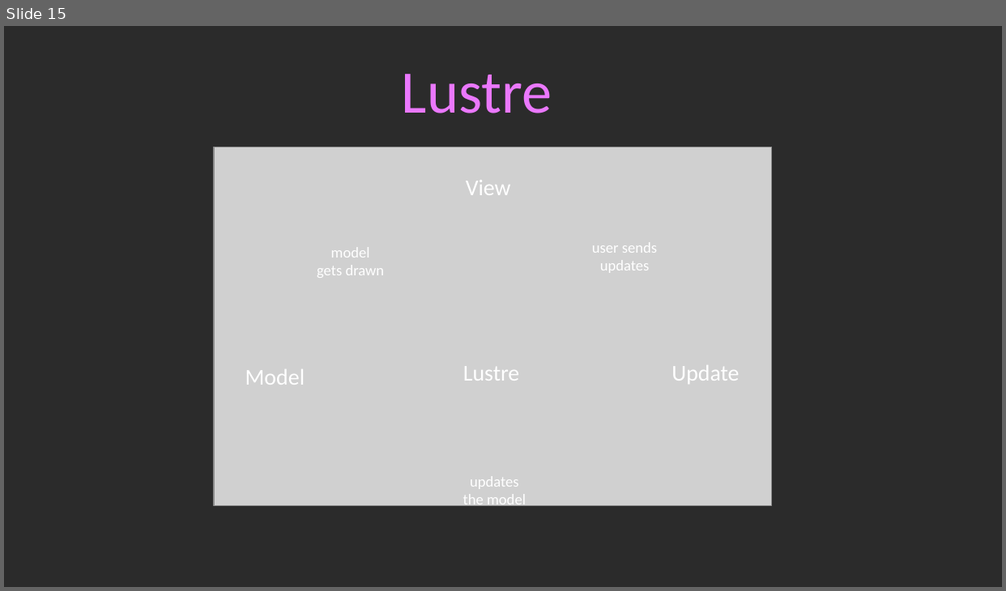
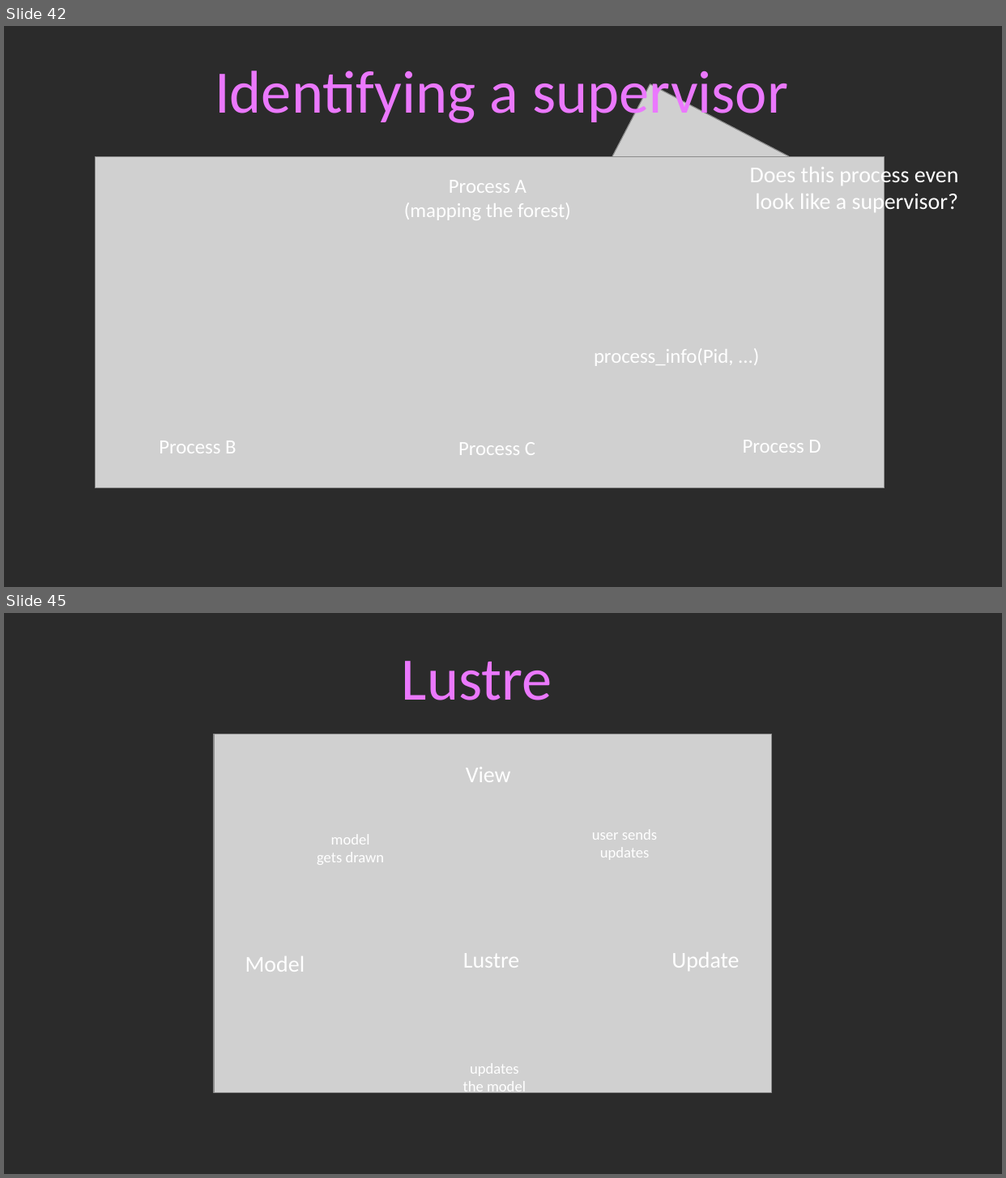
Before and after one commit to guillheu/Presentations, a slide deck: 2026/Code Beam Europe/Asterism.odp. Shown one above the other, each under a label of ours: slide 15 before the commit, slides 42 and 45 after it; the slides between them are not shown. The pictures are 1006x591 and 1006x1178 pixels, drawn with LibreOffice and Linux fonts; fonts in the diff are those of the drawing; grey boxes stand for pictures; background and template pictures are left out; a plain dark background stands for a picture behind light text. Boxes give left, top, right and bottom in pixels: in the first picture for what was removed or moved away, otherwise in the second. Text is boxed around its words. In the diff, an @@ line names an element or a change of style, - is before the commit and + after.

```diff
--- a/2026/Code Beam Europe/Asterism.odp
+++ b/2026/Code Beam Europe/Asterism.odp
@@ slide 42 added at bbox=[4, 26, 1002, 587], background picture (left out) @@
@@ text added at bbox=[215, 71, 788, 127], 48 pt, text #EB78FD @@
+Identifying a supervisor
@@ picture added at bbox=[596, 84, 789, 260] @@
@@ picture added at bbox=[96, 156, 885, 488] @@
@@ text added at bbox=[750, 164, 959, 215], 18 pt, text #FFFFFF @@
+Does this process even
+look like a supervisor?
@@ text added at bbox=[404, 180, 571, 220], 16 pt, text #FFFFFF @@
+Process A
+(mapping the forest)
@@ text added at bbox=[594, 348, 734, 366], 16 pt, text #FFFFFF @@
+process_info(Pid, ...)
@@ text added at bbox=[159, 441, 236, 454], 16 pt, text #FFFFFF @@
+Process B
@@ text added at bbox=[458, 442, 535, 455], 16 pt, text #FFFFFF @@
+Process C
@@ text added at bbox=[743, 440, 820, 453], 16 pt, text #FFFFFF @@
+Process D
@@ what was slide 15 is now slide 45 @@
```
Also in this commit, not shown: 2 slides changed, 29 other slides added.
